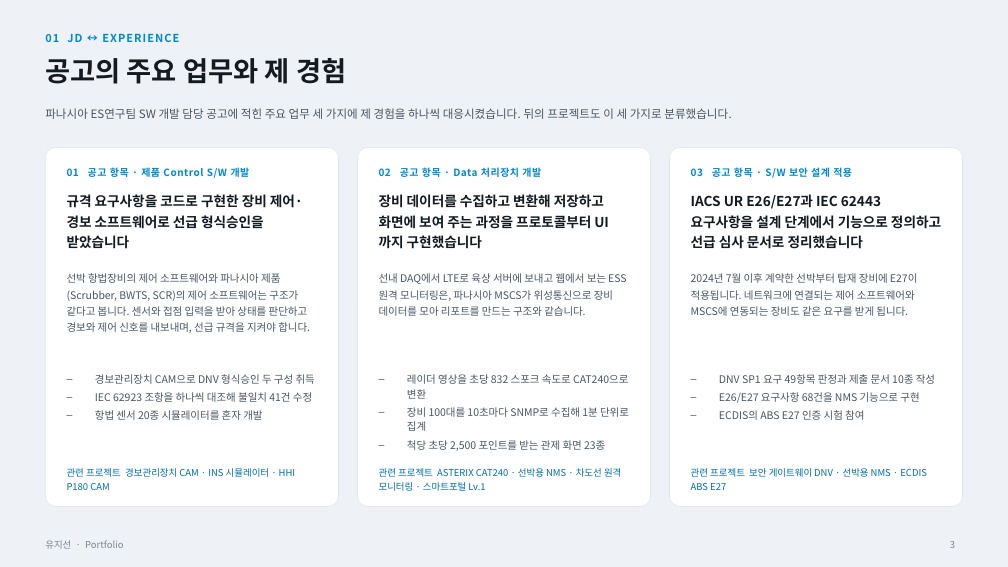
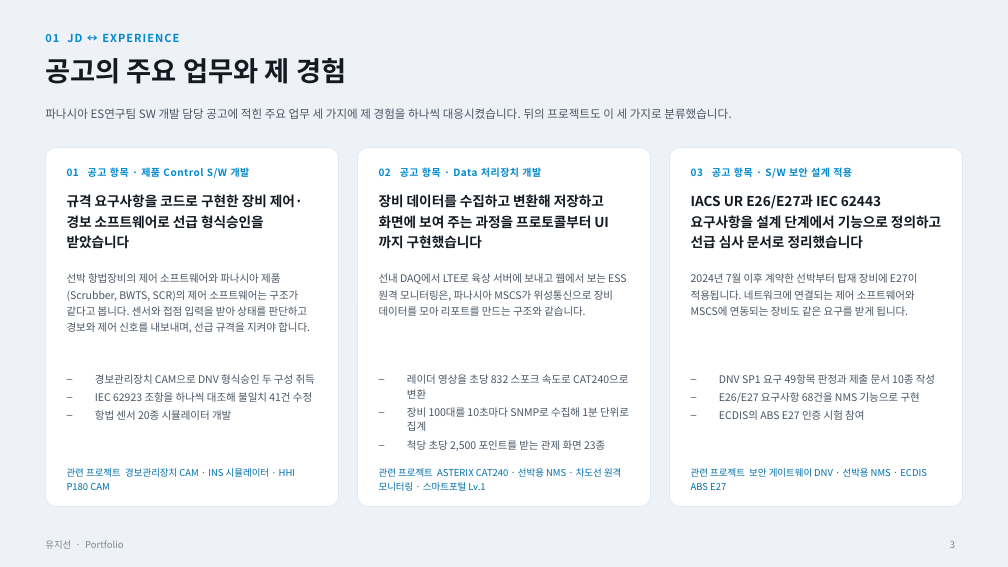
Before and after one commit to maintains00/portfolio, a slide deck: slide 3 of docs/포트폴리오_유지선.pptx. Drawn at 1008x567 pixels with LibreOffice and Linux fonts; fonts in the diff are those of the drawing. Boxes give left, top, right and bottom in pixels: in the first picture for what was removed or moved away, otherwise in the second. Text is boxed around its words. In the diff, an @@ line names an element or a change of style, - is before the commit and + after.

```diff
--- a/docs/포트폴리오_유지선.pptx
+++ b/docs/포트폴리오_유지선.pptx
@@ text at <box>95,410,231,420</box>: text changed @@
-– 항법 센서 20종 시뮬레이터를 혼자 개발
+– 항법 센서 20종 시뮬레이터 개발
```
Also in this commit, not shown: 8 other slides changed, 3 other files.
